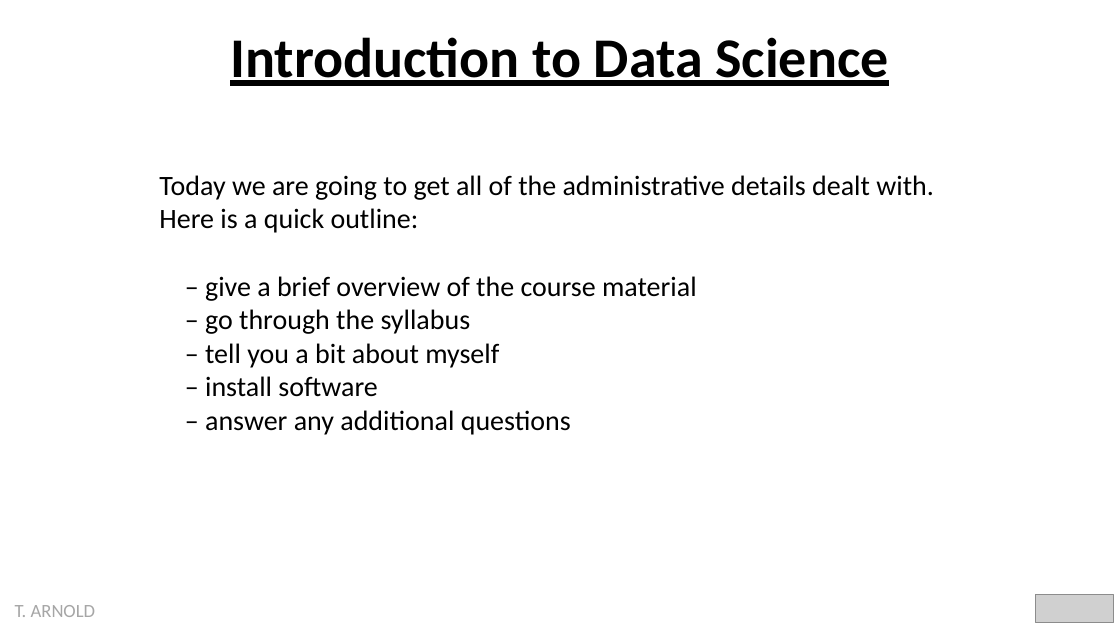
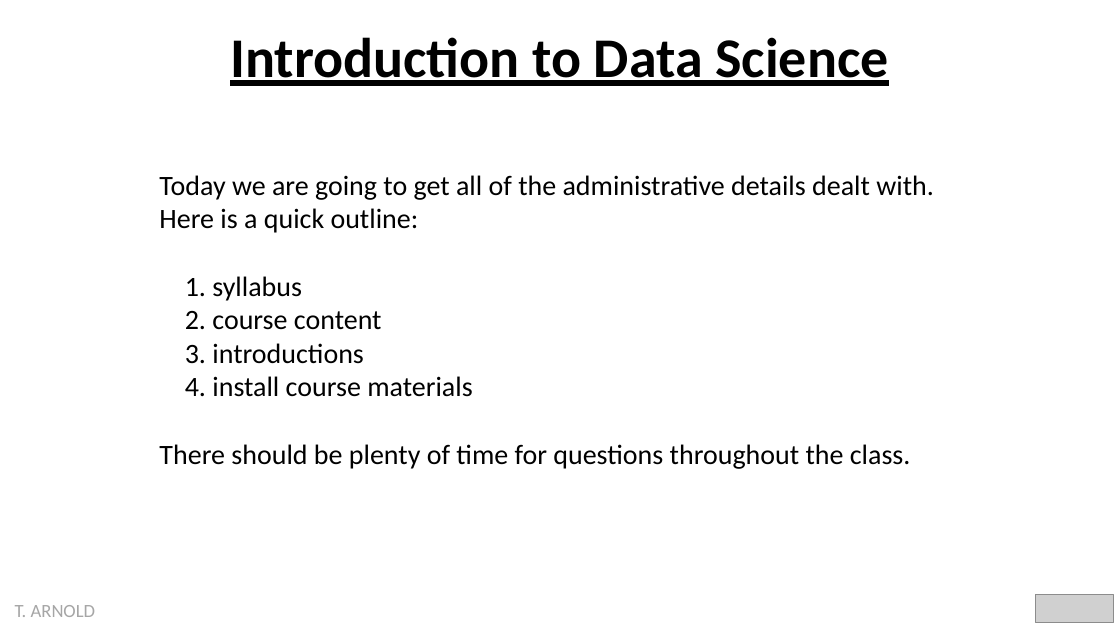
Before and after one commit to statsmaths/dsst289-f21, a slide deck: slide 2 of pslides/introduction.pptx. Drawn at 1120x630 pixels with LibreOffice and Linux fonts; fonts in the diff are those of the drawing; grey boxes stand for pictures. Boxes give left, top, right and bottom in pixels: in the first picture for what was removed or moved away, otherwise in the second. Text is boxed around its words. In the diff, an @@ line names an element or a change of style, - is before the commit and + after.

```diff
--- a/pslides/introduction.pptx
+++ b/pslides/introduction.pptx
@@ text at (x1=159, y1=276, x2=911, y2=469): text changed @@
-– give a brief overview of the course material
-– go through the syllabus
-– tell you a bit about myself
-– install software
-– answer any additional questions
+1. syllabus
+2. course content
+3. introductions
+4. install course materials
+There should be plenty of time for questions throughout the class.
```
Also in this commit, not shown: 4 other slides changed, 5 slides added, 9 slides removed, 2 other files.
